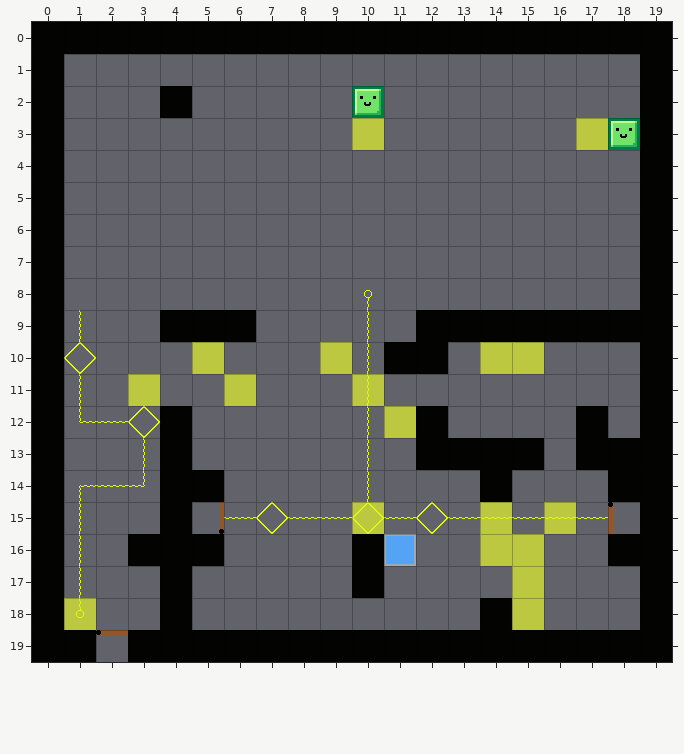
An edit to a level. Tiled map (JSON), Assets/Level_Editor/TileMap/Test.tmj. The first picture shows the starting point.
Cells are 32x32 px. Shown: x 0..19, y 0..19.
After:
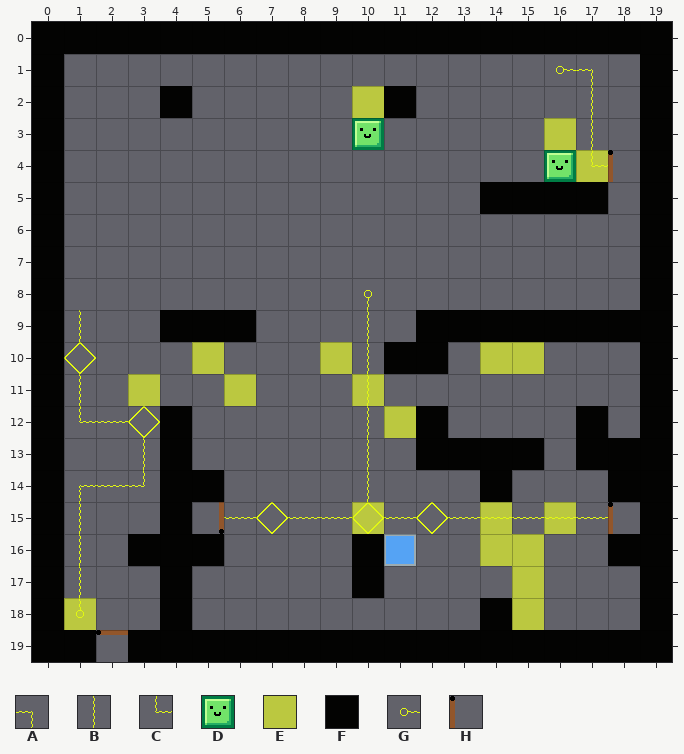
Key: from "tileSet": A 7, B 15, C 25, D 31, E 32, F 33, G 35, H 92.
_ is an empty cell, . an unchanged one.
Changes in this commit:
--- layer "Blocks"
@@ x 10..17 @@
- 2 D_......
- 3 E....._E
- 4 ......._
- 5 ....____
+ 2 EF......
+ 3 D.....E_
+ 4 .......E
+ 5 ....FFFF
--- layer "Player"
@@ x 16..18 @@
- 3 ..D
- 4 _..
+ 3 .._
+ 4 D..
--- layer "Overlap"
@@ x 16..18 @@
- 1 __.
- 2 ._.
- 3 ._.
- 4 .__
+ 1 GA.
+ 2 .B.
+ 3 .B.
+ 4 .CH
Boxes around the changes in both pictures, in picture pixels (x1, y1, x2, y2):
changed: (480, 66, 640, 214)
changed: (352, 86, 416, 150)
